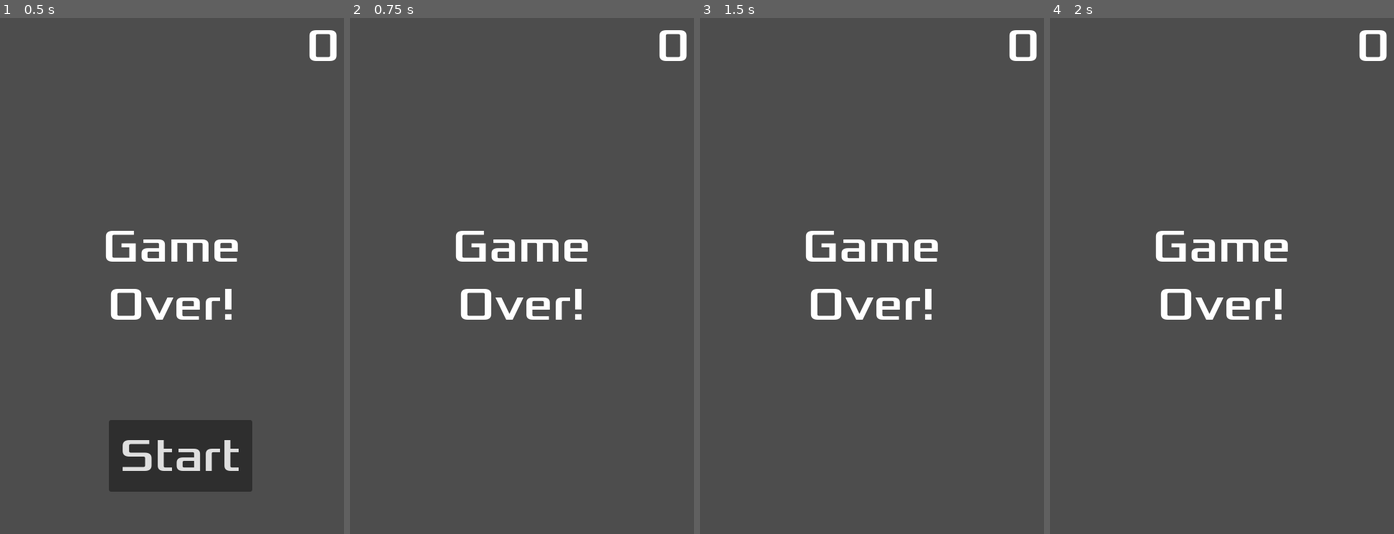
Above: before the commit, frames 1-4 (left to right).
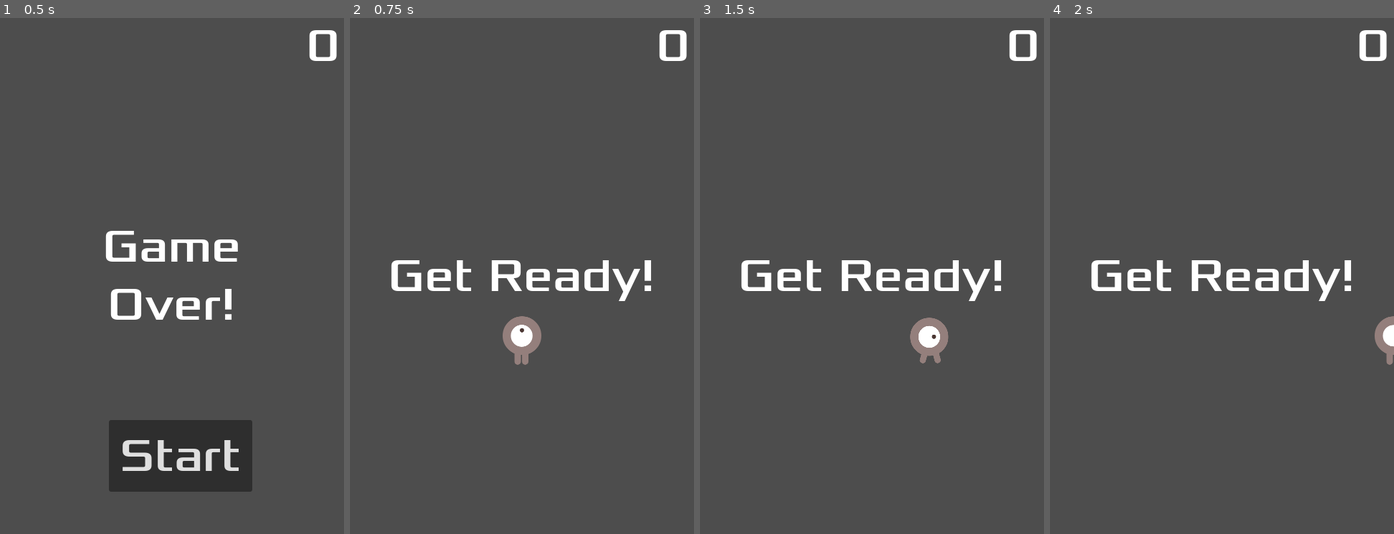
Above: after the commit, the same moments.

Repository: huntoor/Dodge-the-Creeps
Game: Godot game, scene res://main/main.tscn
Two runs of this game, one before a commit and one after it. Both use one fixed random seed, a clock stepped at 60 frames per second and the inputs below.
Inputs:
- Up to frame 1 (0.5 s): no input
- Up to frame 2 (0.75 s): click "Start" at 0.5 s
- Up to frame 3 (1.5 s): tap Enter at 1.25 s; hold D (move_right) from 1.28 s (still down)
- Up to frame 4 (2 s): keep holding D (move_right)

Frame 1 is identical in both runs. In frame 2, 4.4% of the frame differs, in the area x 11-88%, y 41-68%; in frame 3, 4.3%; in frame 4, 4.0%.

Commit message:
HUD added to the main scene

Diff:
--- a/UI/hud.gd
+++ b/UI/hud.gd
@@ -26,7 +26,7 @@
 	$Message.show()
 
 	# Make one-shot timer and wait for it
-	await get_tree().create_timer(1.0).timeout
+	await get_tree().create_timer(0.5).timeout
 	$StartButton.show()
 
 func update_score(score):
--- a/enemy/mob.tscn
+++ b/enemy/mob.tscn
@@ -48,7 +48,7 @@
 radius = 24.0
 height = 68.0
 
-[node name="Mob" type="RigidBody2D"]
+[node name="Mob" type="RigidBody2D" groups=["mobs"]]
 collision_mask = 0
 gravity_scale = 0.0
 script = ExtResource("1_8fn4f")
--- a/main/main.gd
+++ b/main/main.gd
@@ -5,6 +5,7 @@
 
 # Called when the node enters the scene tree for the first time.
 func _ready():
+	# new_game()
 	pass
 
 # Called every frame. 'delta' is the elapsed time since the previous frame.
@@ -16,10 +17,17 @@
 	$ScoreTimer.stop()
 	$MobTimer.stop()
 
+	$HUD.show_game_over()
+
 func new_game():
 	score = 0
 	$Player.start($StartPosition.position)
 	$StartTimer.start()
+
+	get_tree().call_group("mobs", "queue_free")
+
+	$HUD.update_score(score)
+	$HUD.show_message("Get Ready!")
 
 func _on_mob_timer_timeout():
 	# Create new instance of mob
@@ -50,6 +58,8 @@
 func _on_score_timer_timeout():
 	score += 1
 
+	$HUD.update_score(score)
+
 func _on_start_timer_timeout():
 	$MobTimer.start()
 	$ScoreTimer.start()
--- a/main/main.tscn
+++ b/main/main.tscn
@@ -40,3 +40,4 @@
 [connection signal="timeout" from="MobTimer" to="." method="_on_mob_timer_timeout"]
 [connection signal="timeout" from="ScoreTimer" to="." method="_on_score_timer_timeout"]
 [connection signal="timeout" from="StartTimer" to="." method="_on_start_timer_timeout"]
+[connection signal="start_game" from="HUD" to="." method="new_game"]
